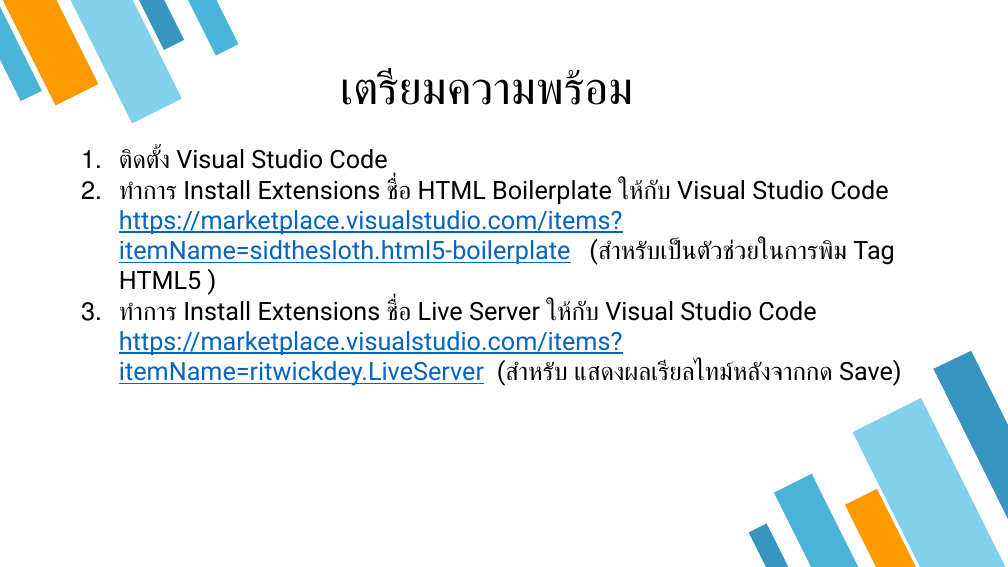
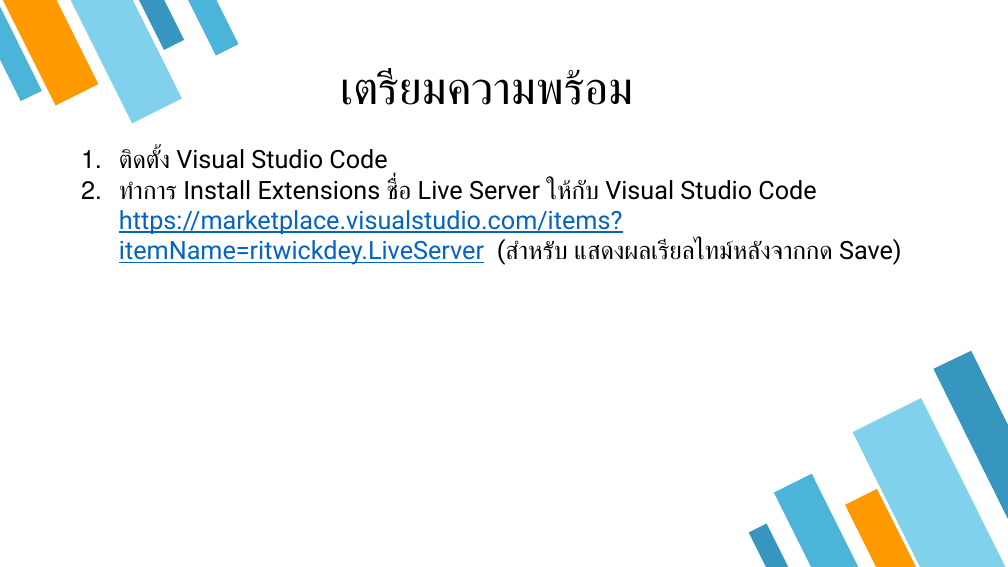
Before and after one commit to tinnakorn03/html5css3.code, a slide deck: slide 2 of file/เตรียมพร้อมก่อนWorkshop.pptx. Drawn at 1008x567 pixels with LibreOffice and Linux fonts; fonts in the diff are those of the drawing. Boxes give left, top, right and bottom in pixels: in the first picture for what was removed or moved away, otherwise in the second. Text is boxed around its words. In the diff, an @@ line names an element or a change of style, - is before the commit and + after.

```diff
--- a/file/เตรียมพร้อมก่อนWorkshop.pptx
+++ b/file/เตรียมพร้อมก่อนWorkshop.pptx
@@ text at box(119, 180, 894, 290): paragraph removed @@
-2. ทำการ Install Extensions ชื่อ HTML Boilerplate ให้กับ Visual Studio Code https://marketplace.visualstudio.com/items?itemName=sidthesloth.html5-boilerplate (สำหรับเป็นตัวช่วยในการพิม Tag HTML5 )
```
Also in this commit, not shown: 8 other files.
